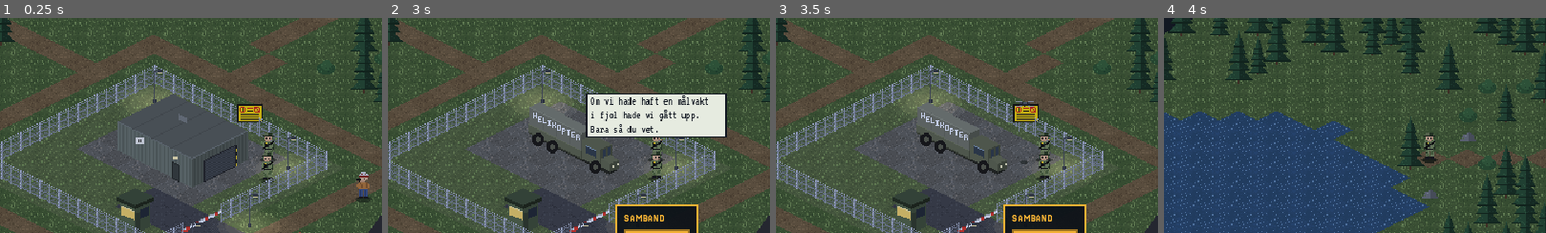
Above: before the commit, frames 1-4 (left to right).
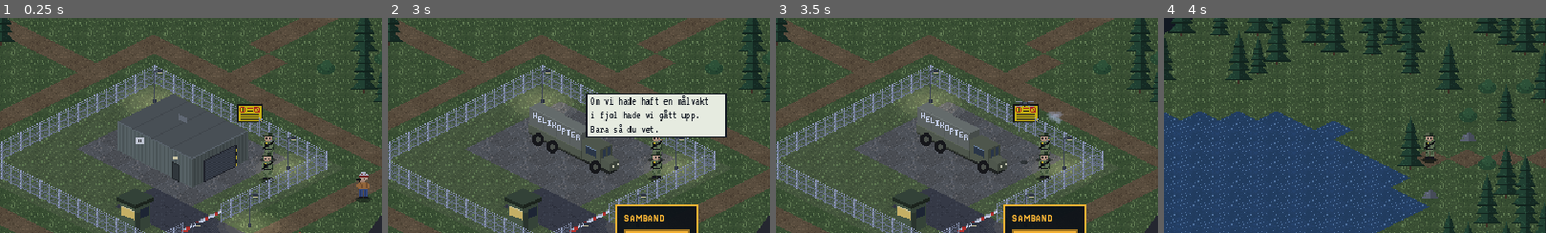
Above: after the commit, the same moments.

Repository: sulaco-hue/skyddsvakt
Game: Godot game, scene res://tester/kontroll.tscn
The game is run twice, just before and just after one commit, with the same random seed, the same clock (stepped at 60 frames per second) and the same inputs. This scene is started directly instead of the project's main scene.
Inputs (mouse positions are % of the whole screen's width and height, from its top left):
- Up to frame 1 (0.25 s): no input
- Up to frame 2 (3 s): click "DBG" at 0.5 s; click (97, 6) at 1.27 s; click "SPARA LOGG FÖR INSTRUKTÖR" at 2 s; click "Samband [R]" at 2.75 s
- Up to frame 3 (3.5 s): no input
- Up to frame 4 (4 s): click "Anteckna [N]" at 3.5 s
The pictures show only the part of the screen within x 15-65%, y 20-70%; the shares and areas given below are measured in that part.

Frames 1-2 are identical in both runs. In frame 3, 0.2% of the frame differs, in the area x 70-76%, y 43-50%; in frame 4, nothing differs.

Commit message:
Zombies: eldhastighet, skjutavstånd, precision, magasin och omladdning; tvåan skjuter efter första verkanseldskottet
- Max 4 skott/s, inget skott utom 12 rutor, träffchans 95 % nära -> 30 % vid max
- 20 skott i magasinet; KLICK, 'Magasin, täck mig!', 5 s omladdning (gäller båda)
- Första hjälpen: snabba tryck startar inte flera växlingar samtidigt
- Cigarettrök: fler puffar som växer, driver och hänger kvar längre

Co-Authored-By: Claude Opus 5.5 <noreply@anthropic.com>
Claude-Session: https://claude.ai/code/session_01PWrrRnAUGCDbWAToA7Kxse

Diff:
--- a/data/scenarier/zombies.json
+++ b/data/scenarier/zombies.json
@@ -120,6 +120,14 @@
       "upptacks_avstand": 15,
       "overhangande_avstand": 6,
       "ingen_tid_avstand": 2,
+      "eldhastighet_s": 0.25,
+      "max_skjutavstand": 12,
+      "sakert_avstand": 3,
+      "traffchans_nara": 0.95,
+      "traffchans_max": 0.3,
+      "magasin": 20,
+      "omladdning_s": 5,
+      "rop_omladdning": "Magasin, täck mig!",
       "skott_for_att_falla": [
         1,
         5
--- a/scripts/main.gd
+++ b/scripts/main.gd
@@ -703,10 +703,13 @@
 
 
 ## Ett skott (patronvis eld, FFS 2010:7 11 §): ett "PANG" per avfyrning.
-func _skott(_antal := 1) -> void:
-	hud.visa_ljud(varld.spelare, "PANG", 1.4)
-	var flamma := varld.lagg_foremal("mynningsflamma", varld.spelare.cell)
-	flamma.position += Vector2(-8 if varld.spelare.position.x > varld.kollega.position.x else 8, -14)
+func _skott(_antal := 1, skytt: Aktor = null) -> void:
+	if skytt == null:
+		skytt = varld.spelare
+	var annan := varld.kollega if skytt == varld.spelare else varld.spelare
+	hud.visa_ljud(skytt, "PANG", 1.4)
+	var flamma := varld.lagg_foremal("mynningsflamma", skytt.cell)
+	flamma.position += Vector2(-8 if skytt.position.x > annan.position.x else 8, -14)
 	get_tree().create_timer(0.12).timeout.connect(flamma.queue_free)
 
 
@@ -808,10 +811,17 @@
 	_avsluta_handelse(_angripare["h"])
 
 
+## Spärr så att snabba tryck på Första hjälpen inte startar flera repliker samtidigt.
+var _fh_klar_ms := 0
+
+
 func _forsta_hjalpen() -> void:
 	if not _horde.is_empty():
 		_horde_forsta_hjalpen()
 		return
+	if Time.get_ticks_msec() < _fh_klar_ms:
+		return
+	_fh_klar_ms = Time.get_ticks_msec() + 3000
 	var n := _angripare_nod()
 	Spel.utfor("forsta_hjalpen", "Gav första hjälpen (tryckförband)")
 	if n:
@@ -1052,7 +1062,9 @@
 func _starta_horde(h: Dictionary) -> void:
 	_horde = {"h": h, "zombies": {}, "kvar": int(h.get("antal", 12)), "spawn_t": 0.0, "nr": 0,
 		"upptackt": false, "replik_t": 2.0, "banter_i": 0, "banter_t": 0.0, "kommenterat": {},
-		"traffar": {"spelare": 0, "kamrat": 0}, "dod": {}}
+		"traffar": {"spelare": 0, "kamrat": 0}, "dod": {},
+		"patroner": int(h.get("magasin", 20)), "senaste_skott_ms": -100000, "laddar_om": false,
+		"tvaan_skjuter": false, "tvaan_patroner": int(h.get("magasin", 20)), "tvaan_laddar_om": false}
 	Spel.satt_fakta({"hot_svarare_vald": true, "angrepp_pagar": true})
 
 
@@ -1180,7 +1192,8 @@
 		val.append({"id": "halt", "text": "Halt-order", "tangent": "H", "farg": "barnsten"})
 	if not bool(Spel.fakta.get("varningsskott_avlossat", false)):
 		val.append({"id": "varningsskott", "text": "Varningsskott", "tangent": "V", "farg": "barnsten"})
-	val.append({"id": "verkanseld", "text": "Verkanseld", "tangent": "F", "farg": "rosa"})
+	val.append({"id": "verkanseld", "text": "Omladdning…" if bool(_horde.get("laddar_om", false)) else "Verkanseld",
+		"tangent": "F", "farg": "rosa"})
 	# Skyddsvakter ger första hjälpen även till den de själva skadat – även här.
 	for z in (_horde["zombies"] as Dictionary).values():
 		if str(z["lage"]) == "nere":
@@ -1222,10 +1235,95 @@
 	_visa_horde_knappar()
 
 
+## Eldhastighet, magasin och omladdning. Sant om ett skott går iväg (en patron förbrukas).
+func _horde_avfyra() -> bool:
+	var h: Dictionary = _horde["h"]
+	if bool(_horde["laddar_om"]):
+		return false
+	var nu := Time.get_ticks_msec()
+	if nu - int(_horde["senaste_skott_ms"]) < int(float(h.get("eldhastighet_s", 0.25)) * 1000.0):
+		return false
+	_horde["senaste_skott_ms"] = nu
+	if int(_horde["patroner"]) <= 0:
+		# Tomt: det klickar, och den som laddar om ropar till kamraten.
+		hud.visa_ljud(varld.spelare, "KLICK", 1.0)
+		_horde["laddar_om"] = true
+		get_tree().create_timer(0.5).timeout.connect(func() -> void:
+			hud.visa_bubbla(varld.spelare, str(h.get("rop_omladdning", "Magasin, täck mig!")), 2.5))
+		get_tree().create_timer(float(h.get("omladdning_s", 5.0))).timeout.connect(_horde_omladdad)
+		_visa_horde_knappar()
+		return false
+	_horde["patroner"] = int(_horde["patroner"]) - 1
+	_horde["skott"] = int(_horde.get("skott", 0)) + 1
+	_skott(1)
+	return true
+
+
+## Tvåan börjar skjuta när vi avlossat första verkanseldskottet: mot den zombie
+## som är närmast honom och hotar (inom överhängande avstånd), med samma
+## magasin och omladdning som vi. När han laddar om ropar han till oss.
+func _horde_tvaan_skjuter() -> void:
+	if _horde.is_empty() or (_horde["dod"] as Dictionary).has("kamrat") \
+			or (_horde["dod"] as Dictionary).has("spelare") or bool(Spel.fakta.get("horde_nere", false)):
+		return
+	var h: Dictionary = _horde["h"]
+	var intervall := maxf(float(h.get("tvaan_eldintervall_s", 0.6)), float(h.get("eldhastighet_s", 0.25)))
+	if not bool(_horde["tvaan_laddar_om"]):
+		var mal := ""
+		var basta := 999
+		for id: String in _horde["zombies"]:
+			if str(_horde["zombies"][id]["lage"]) != "gar":
+				continue
+			var a := varld.avstand(varld.kollega.cell, varld.npcer[id].cell)
+			if a < basta:
+				basta = a
+				mal = id
+		if mal != "" and basta <= mini(int(h.get("max_skjutavstand", 12)), int(h.get("overhangande_avstand", 6))):
+			if int(_horde["tvaan_patroner"]) <= 0:
+				hud.visa_ljud(varld.kollega, "KLICK", 1.0)
+				_horde["tvaan_laddar_om"] = true
+				get_tree().create_timer(0.5).timeout.connect(func() -> void:
+					if not _horde.is_empty() and not (_horde["dod"] as Dictionary).has("kamrat"):
+						hud.visa_bubbla(varld.kollega, str(h.get("rop_omladdning", "Magasin, täck mig!")), 2.5))
+				get_tree().create_timer(float(h.get("omladdning_s", 5.0))).timeout.connect(func() -> void:
+					if not _horde.is_empty():
+						_horde["tvaan_patroner"] = int(h.get("magasin", 20))
+						_horde["tvaan_laddar_om"] = false
+						hud.visa_ljud(varld.kollega, "KLICK-KLACK", 1.0))
+			else:
+				_horde["tvaan_patroner"] = int(_horde["tvaan_patroner"]) - 1
+				_skott(1, varld.kollega)
+				if randf() <= _horde_traffchans(basta):
+					_horde_traff(mal)
+	get_tree().create_timer(intervall).timeout.connect(_horde_tvaan_skjuter)
+
+
+func _horde_omladdad() -> void:
+	if _horde.is_empty():
+		return
+	_horde["patroner"] = int((_horde["h"] as Dictionary).get("magasin", 20))
+	_horde["laddar_om"] = false
+	_horde["omladdningar"] = int(_horde.get("omladdningar", 0)) + 1
+	hud.visa_ljud(varld.spelare, "KLICK-KLACK", 1.0)
+	_visa_horde_knappar()
+
+
+## Träffsannolikhet: säker på nära håll, sämre ju längre bort.
+func _horde_traffchans(avst: int) -> float:
+	var h: Dictionary = _horde["h"]
+	var nara := int(h.get("sakert_avstand", 3))
+	var maxa := int(h.get("max_skjutavstand", 12))
+	if avst <= nara:
+		return float(h.get("traffchans_nara", 0.95))
+	var t := clampf(float(avst - nara) / float(maxi(1, maxa - nara)), 0.0, 1.0)
+	return lerpf(float(h.get("traffchans_nara", 0.95)), float(h.get("traffchans_max", 0.3)), t)
+
+
 func _horde_varningsskott() -> void:
 	_horde_narmast_fakta()
+	if not _horde_avfyra():
+		return
 	Spel.utfor("varningsskott", "Avlossade varningsskott (riktat så att ingen kan skadas)")
-	_skott(1)
 	_horde_kommentar("kamrat_efter_varningsskott", 1.6)
 	_visa_horde_knappar()
 
@@ -1236,12 +1334,29 @@
 		return
 	var h: Dictionary = _horde["h"]
 	var n: Aktor = varld.npcer[id]
-	var avst := _horde_avstand(n)
+	# Vi skjuter själva, så det är vårt avstånd till målet som gäller.
+	var avst := varld.avstand(varld.spelare.cell, n.cell)
+	if avst > int(h.get("max_skjutavstand", 12)):
+		hud.visa_meddelande("Inget mål inom skjutavstånd")
+		return
+	if not _horde_avfyra():
+		return
 	if avst <= int(h.get("ingen_tid_avstand", 2)):
 		Spel.satt_fakta({"varningsskott_foregick": true})
-	Spel.satt_fakta({"angrepp_overhangande": avst <= int(h.get("overhangande_avstand", 6))})
+	Spel.satt_fakta({"angrepp_overhangande": _horde_avstand(n) <= int(h.get("overhangande_avstand", 6))})
 	Spel.utfor("verkanseld", "Avgav verkanseld mot närmaste… person (patronvis, mot benen)")
-	_skott(1)
+	if not bool(_horde["tvaan_skjuter"]):
+		_horde["tvaan_skjuter"] = true
+		get_tree().create_timer(0.8).timeout.connect(_horde_tvaan_skjuter)
+	if randf() > _horde_traffchans(avst):
+		return  # bom
+	_horde_traff(id)
+
+
+## En träff på en zombie (från oss eller från tvåan).
+func _horde_traff(id: String) -> void:
+	var n: Aktor = varld.npcer[id]
+	_horde["zträffar"] = int(_horde.get("zträffar", 0)) + 1
 	_blodstank(n)
 	# Det krävs ett slumpvis antal träffar (1–5) innan den faller.
 	var z: Dictionary = _horde["zombies"][id]
@@ -1287,6 +1402,9 @@
 ## Första hjälpen till en nedkämpad zombie: vi och kamraten kommer fram till
 ## att det inte blir av ("Aldrig i livet"), med olika varianter varje gång.
 func _horde_forsta_hjalpen() -> void:
+	# En växling i taget: nya tryck medan den pågår ignoreras.
+	if Time.get_ticks_msec() < int(_horde.get("fh_klar_ms", 0)):
+		return
 	var h: Dictionary = _horde["h"]
 	var vaxlingar: Array = h.get("forsta_hjalpen_vaxling", [])
 	var i := int(_horde.get("fh_i", 0))
@@ -1304,6 +1422,7 @@
 		else:
 			get_tree().create_timer(t).timeout.connect(fn.bind(str(rad.get("text", ""))))
 		t += 2.4
+	_horde["fh_klar_ms"] = Time.get_ticks_msec() + int((t + 0.6) * 1000.0)
 
 
 func _horde_falla(id: String) -> void:
--- a/scripts/varld/aktor.gd
+++ b/scripts/varld/aktor.gd
@@ -26,7 +26,7 @@
 		["fippla_hjalm", 0.9, ""]],
 	"kaffe": [["kaffe_lag", 1.0, "anga"], ["kaffe_dricker", 1.4, ""], ["kaffe_lag", 1.2, "anga"],
 		["kaffe_dricker", 1.2, ""], ["kaffe_lag", 0.8, "anga"]],
-	"roka": [["roka_ner", 1.2, ""], ["roka_hand", 1.2, ""], ["roka_ner", 1.6, "rok"], ["roka_hand", 1.2, ""],
+	"roka": [["roka_ner", 1.2, "rok"], ["roka_hand", 1.2, ""], ["roka_ner", 1.6, "rok"], ["roka_hand", 1.2, ""],
 		["roka_ner", 1.4, "rok"]],
 }
 ## Sannolikhetsvikter för vilken viloanimation som väljs.
@@ -192,12 +192,12 @@
 func _effekt(typ: String) -> void:
 	if typ == "":
 		return
-	var antal := 3 if typ == "rok" else 2
+	var antal := 6 if typ == "rok" else 2
 	for i in antal:
 		if i == 0:
 			_puff(typ, i)
 		else:
-			get_tree().create_timer(i * 0.35).timeout.connect(_puff.bind(typ, i))
+			get_tree().create_timer(i * (0.25 if typ == "rok" else 0.35)).timeout.connect(_puff.bind(typ, i))
 
 
 func _puff(typ: String, i: int) -> void:
@@ -213,7 +213,15 @@
 	s.z_index = 1
 	varld_lager.add_child(s)
 	var tw := s.create_tween()
-	tw.tween_property(s, "modulate:a", 0.9, 0.15)
-	tw.parallel().tween_property(s, "position", start + Vector2(riktning * (2.0 + i), -14.0), 1.6)
-	tw.tween_property(s, "modulate:a", 0.0, 0.5)
+	if typ == "rok":
+		# Cigarettrök: tjockare, driver långsamt, växer och hänger kvar en stund.
+		var drift := Vector2(riktning * (3.0 + i * 1.5) + randf_range(-3.0, 3.0), -20.0 - randf_range(0.0, 6.0))
+		tw.tween_property(s, "modulate:a", 0.85, 0.2)
+		tw.parallel().tween_property(s, "position", start + drift, 4.0).set_ease(Tween.EASE_OUT).set_trans(Tween.TRANS_SINE)
+		tw.parallel().tween_property(s, "scale", Vector2(2.0, 1.7), 4.0)
+		tw.parallel().tween_property(s, "modulate:a", 0.0, 2.2).set_delay(1.8)
+	else:
+		tw.tween_property(s, "modulate:a", 0.9, 0.15)
+		tw.parallel().tween_property(s, "position", start + Vector2(riktning * (2.0 + i), -14.0), 1.6)
+		tw.tween_property(s, "modulate:a", 0.0, 0.5)
 	tw.tween_callback(s.queue_free)
--- a/tester/kontroll.gd
+++ b/tester/kontroll.gd
@@ -597,6 +597,8 @@
 		if bool(Spel.fakta.get("horde_nere", false)):
 			klart = true
 			break
+		if (main._horde["dod"] as Dictionary).has("spelare"):
+			break
 		if not skjuter:
 			# Den som knuffats omkull ska resa sig igen.
 			for id: String in main._horde["zombies"]:
@@ -611,14 +613,18 @@
 		if skjuter and not varnat and avst <= 6:
 			main.call("_varningsskott")
 			varnat = true
-		elif skjuter and avst <= 5:
+			main._horde["patroner"] = 2  # så att omladdningen provas tidigt
+		elif skjuter and avst <= 6:
 			main.call("_verkanseld")
 		await get_tree().create_timer(0.1).timeout
 		t += 0.1
 	if not klart:
-		_fel("zombiescenariot blev aldrig klart (%s)" % main.call("_debug_text"))
+		_fel("zombiescenariot blev aldrig klart (patroner %s, laddar om %s, lägen %s, träffar %s)" % [main._horde.get("patroner"), main._horde.get("laddar_om"),
+			str((main._horde["zombies"] as Dictionary).values().map(func(z: Dictionary) -> String: return str(z["lage"]))), str(main._horde["traffar"]) + " skott %s träffar %s omladdn %s t %.1f" % [main._horde.get("skott"), main._horde.get("zträffar"), main._horde.get("omladdningar"), t]])
 	elif skjuter:
-		_ok("alla tolv nere")
+		_ok("alla tolv nere (%d omladdningar)" % int(main._horde.get("omladdningar", 0)))
+		if int(main._horde.get("omladdningar", 0)) < 1:
+			_fel("magasinet tog aldrig slut – omladdningen provades inte")
 	main.call("_visa_debriefing")
 	await _vanta(3)
 	if skjuter:
